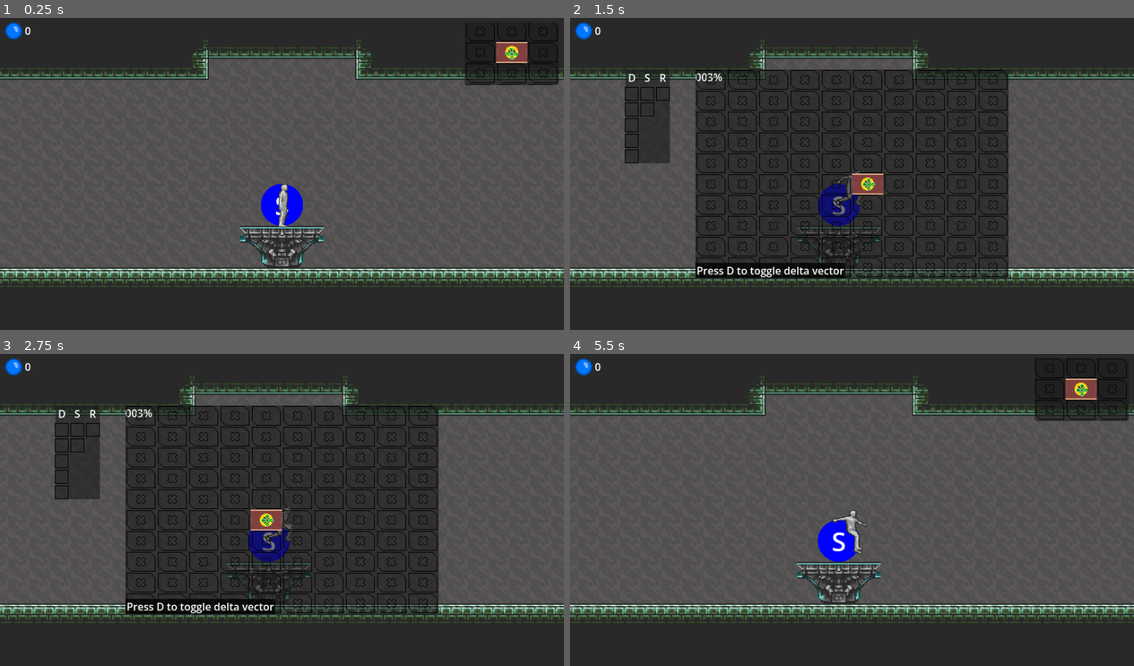
Above: before the commit, frames 1-4 (two rows, left to right).
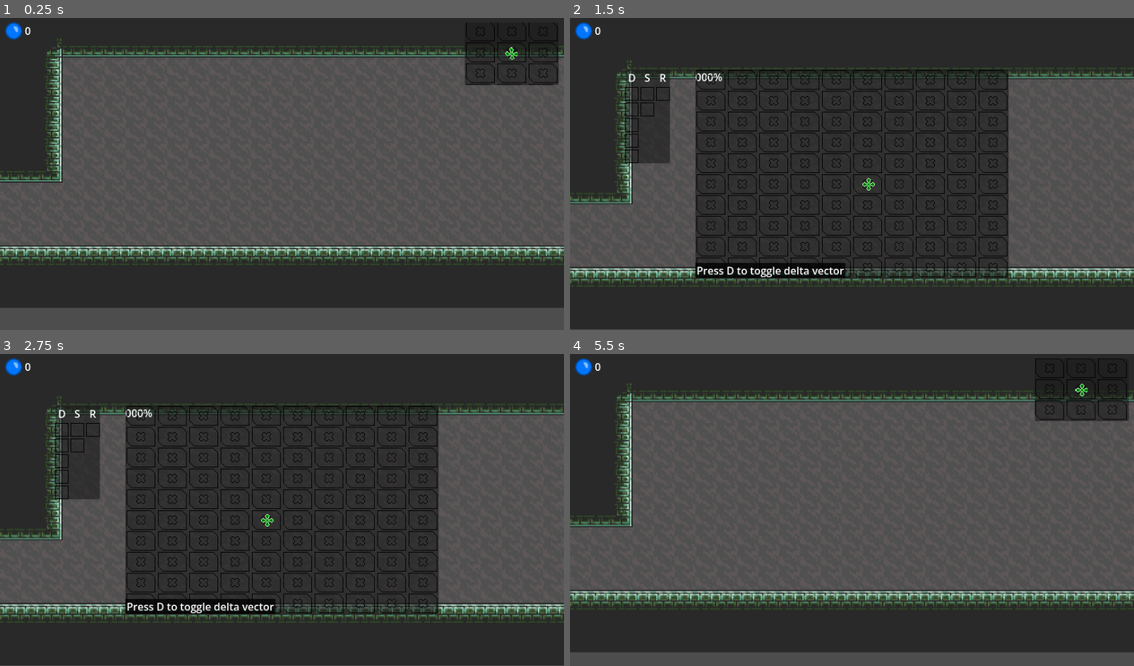
Above: after the commit, the same moments.

Repository: yankobzarenko/down-the-sewers
Game: Godot game, scene res://SampleProject/Game.tscn
The game is run twice, just before and just after one commit, with the same random seed, the same clock (stepped at 60 frames per second) and the same inputs.
Inputs (mouse positions are in pixels of both pictures, inside the frame that each line leads up to):
- Up to frame 1 (0.25 s): no input
- Up to frame 2 (1.5 s): tap Enter (ui_accept) at 0.5, 0.77 s; move the mouse to (976, 158) at 0.52 s; hold Right (ui_right) 0.53-1.25 s; tap M at 0.6 s; click (976, 158) at 0.67 s; tap D at 1.25 s; drag from (739, 189) to (823, 236) at 1.27 s
- Up to frame 3 (2.75 s): tap D at 2 s; move the mouse to (338, 441) at 2.02 s; hold Right (ui_right) from 2.03 s (still down); tap Y at 2.1 s
- Up to frame 4 (5.5 s): release Right (ui_right) at 2.75 s; tap D at 2.75, 3.5, 4.25 s; drag from (823, 572) to (682, 463) at 2.77 s; move the mouse to (1021, 556) at 3.52 s; hold Left (ui_left) 3.53-4.25 s; tap Q at 3.6 s; tap Enter (ui_accept) at 3.77 s; drag from (682, 463) to (840, 541) at 4.27 s; move the mouse to (880, 510) at 5.02 s; hold Down (ui_down) from 5.03 s (still down); tap M at 5.1 s; click (880, 510) at 5.17 s

The runs differ from the first frame. In frame 1, 27% of the frame differs, in the area x 0-100%, y 6-100%; in frame 2, 9.9%; in frame 3, 9.8%; in frame 4, 22%.

Commit message:
Figured out map

Diff:
--- a/SampleProject/Game.tscn
+++ b/SampleProject/Game.tscn
@@ -155,19 +155,19 @@
 					propagate_call(&\"update_collectible\")
 "
 
-[node name="Game" type="Node2D"]
+[node name="Game" type="Node2D" unique_id=1178332949]
 script = ExtResource("1_xdpfu")
 starting_map = "uid://cv55nv1c2sbiq"
 
-[node name="Player" parent="." groups=["player"] instance=ExtResource("2_bam1a")]
+[node name="Player" parent="." unique_id=503478901 groups=["player"] instance=ExtResource("2_bam1a")]
 unique_name_in_owner = true
 position = Vector2(368, 248)
 
-[node name="Camera2D" type="Camera2D" parent="Player"]
-
-[node name="UI" type="CanvasLayer" parent="."]
-
-[node name="Minimap" parent="UI" instance=ExtResource("3_a3gfy")]
+[node name="Camera2D" type="Camera2D" parent="Player" unique_id=1070927405]
+
+[node name="UI" type="CanvasLayer" parent="." unique_id=142824473]
+
+[node name="Minimap" parent="UI" unique_id=626693812 instance=ExtResource("3_a3gfy")]
 unique_name_in_owner = true
 anchors_preset = 1
 anchor_left = 1.0
@@ -179,7 +179,7 @@
 grow_horizontal = 0
 display_player_location = true
 
-[node name="Background" type="Panel" parent="UI/Minimap"]
+[node name="Background" type="Panel" parent="UI/Minimap" unique_id=188179953]
 show_behind_parent = true
 layout_mode = 1
 anchors_preset = 15
@@ -188,7 +188,7 @@
 grow_horizontal = 2
 grow_vertical = 2
 
-[node name="MapWindow" type="Panel" parent="UI"]
+[node name="MapWindow" type="Panel" parent="UI" unique_id=1604285764]
 visible = false
 clip_contents = true
 anchors_preset = 8
@@ -204,14 +204,14 @@
 grow_vertical = 2
 script = SubResource("GDScript_u7odr")
 
-[node name="Percent" type="Label" parent="UI/MapWindow"]
+[node name="Percent" type="Label" parent="UI/MapWindow" unique_id=788655331]
 layout_mode = 0
 offset_right = 40.0
 offset_bottom = 23.0
 text = "0%"
 script = SubResource("GDScript_66suq")
 
-[node name="Label" type="Label" parent="UI/MapWindow"]
+[node name="Label" type="Label" parent="UI/MapWindow" unique_id=1375317607]
 z_index = 5
 layout_mode = 1
 anchors_preset = 2
@@ -223,13 +223,13 @@
 theme_override_styles/normal = SubResource("StyleBoxFlat_vdqrf")
 text = "Press D to toggle delta vector"
 
-[node name="TopDraw" type="Control" parent="UI/MapWindow"]
+[node name="TopDraw" type="Control" parent="UI/MapWindow" unique_id=1355931101]
 z_index = 5
 anchors_preset = 0
 offset_right = 40.0
 offset_bottom = 40.0
 
-[node name="CollectionGrid" type="PanelContainer" parent="UI"]
+[node name="CollectionGrid" type="PanelContainer" parent="UI" unique_id=1624423602]
 visible = false
 offset_left = 85.0
 offset_top = 81.0
@@ -237,86 +237,86 @@
 offset_bottom = 224.0
 script = SubResource("GDScript_lpbfn")
 
-[node name="CollectionGrid" type="HBoxContainer" parent="UI/CollectionGrid"]
-layout_mode = 2
-
-[node name="VBoxContainer" type="VBoxContainer" parent="UI/CollectionGrid/CollectionGrid"]
-layout_mode = 2
-
-[node name="Label" type="Label" parent="UI/CollectionGrid/CollectionGrid/VBoxContainer"]
+[node name="CollectionGrid" type="HBoxContainer" parent="UI/CollectionGrid" unique_id=1417700841]
+layout_mode = 2
+
+[node name="VBoxContainer" type="VBoxContainer" parent="UI/CollectionGrid/CollectionGrid" unique_id=1306237588]
+layout_mode = 2
+
+[node name="Label" type="Label" parent="UI/CollectionGrid/CollectionGrid/VBoxContainer" unique_id=913282694]
 layout_mode = 2
 text = "D"
 horizontal_alignment = 1
 
-[node name="CollectionGridItem" parent="UI/CollectionGrid/CollectionGrid/VBoxContainer" instance=ExtResource("4_uuja8")]
+[node name="CollectionGridItem" parent="UI/CollectionGrid/CollectionGrid/VBoxContainer" unique_id=1717642114 instance=ExtResource("4_uuja8")]
 layout_mode = 2
 texture = ExtResource("3_kng3d")
 id = "StartingPoint/./Collectible"
 
-[node name="CollectionGridItem2" parent="UI/CollectionGrid/CollectionGrid/VBoxContainer" instance=ExtResource("4_uuja8")]
+[node name="CollectionGridItem2" parent="UI/CollectionGrid/CollectionGrid/VBoxContainer" unique_id=933954994 instance=ExtResource("4_uuja8")]
 layout_mode = 2
 texture = ExtResource("3_kng3d")
 id = "RelicRoom/./Collectible"
 
-[node name="CollectionGridItem3" parent="UI/CollectionGrid/CollectionGrid/VBoxContainer" instance=ExtResource("4_uuja8")]
+[node name="CollectionGridItem3" parent="UI/CollectionGrid/CollectionGrid/VBoxContainer" unique_id=372145636 instance=ExtResource("4_uuja8")]
 layout_mode = 2
 texture = ExtResource("3_kng3d")
 id = "Corridor/./Collectible"
 
-[node name="CollectionGridItem4" parent="UI/CollectionGrid/CollectionGrid/VBoxContainer" instance=ExtResource("4_uuja8")]
+[node name="CollectionGridItem4" parent="UI/CollectionGrid/CollectionGrid/VBoxContainer" unique_id=2099129842 instance=ExtResource("4_uuja8")]
 layout_mode = 2
 texture = ExtResource("3_kng3d")
 id = "lava_orb"
 
-[node name="CollectionGridItem5" parent="UI/CollectionGrid/CollectionGrid/VBoxContainer" instance=ExtResource("4_uuja8")]
+[node name="CollectionGridItem5" parent="UI/CollectionGrid/CollectionGrid/VBoxContainer" unique_id=1452117727 instance=ExtResource("4_uuja8")]
 layout_mode = 2
 texture = ExtResource("6_lpbfn")
 id = "RightStaircase/./MapItem"
 
-[node name="VBoxContainer2" type="VBoxContainer" parent="UI/CollectionGrid/CollectionGrid"]
-layout_mode = 2
-
-[node name="Label" type="Label" parent="UI/CollectionGrid/CollectionGrid/VBoxContainer2"]
+[node name="VBoxContainer2" type="VBoxContainer" parent="UI/CollectionGrid/CollectionGrid" unique_id=2088055249]
+layout_mode = 2
+
+[node name="Label" type="Label" parent="UI/CollectionGrid/CollectionGrid/VBoxContainer2" unique_id=553431216]
 layout_mode = 2
 text = "S"
 horizontal_alignment = 1
 
-[node name="CollectionGridItem5" parent="UI/CollectionGrid/CollectionGrid/VBoxContainer2" instance=ExtResource("4_uuja8")]
+[node name="CollectionGridItem5" parent="UI/CollectionGrid/CollectionGrid/VBoxContainer2" unique_id=1167136749 instance=ExtResource("4_uuja8")]
 layout_mode = 2
 texture = ExtResource("3_kng3d")
 id = "SecretChamber/./Collectible"
 
-[node name="CollectionGridItem6" parent="UI/CollectionGrid/CollectionGrid/VBoxContainer2" instance=ExtResource("4_uuja8")]
+[node name="CollectionGridItem6" parent="UI/CollectionGrid/CollectionGrid/VBoxContainer2" unique_id=295192492 instance=ExtResource("4_uuja8")]
 layout_mode = 2
 texture = ExtResource("3_kng3d")
 id = "LoopRoom1/./Collectible"
 
-[node name="VBoxContainer3" type="VBoxContainer" parent="UI/CollectionGrid/CollectionGrid"]
-layout_mode = 2
-
-[node name="Label2" type="Label" parent="UI/CollectionGrid/CollectionGrid/VBoxContainer3"]
+[node name="VBoxContainer3" type="VBoxContainer" parent="UI/CollectionGrid/CollectionGrid" unique_id=152044634]
+layout_mode = 2
+
+[node name="Label2" type="Label" parent="UI/CollectionGrid/CollectionGrid/VBoxContainer3" unique_id=1108925756]
 layout_mode = 2
 text = "R"
 horizontal_alignment = 1
 
-[node name="CollectionGridItem5" parent="UI/CollectionGrid/CollectionGrid/VBoxContainer3" instance=ExtResource("4_uuja8")]
+[node name="CollectionGridItem5" parent="UI/CollectionGrid/CollectionGrid/VBoxContainer3" unique_id=1020189192 instance=ExtResource("4_uuja8")]
 layout_mode = 2
 texture = ExtResource("3_kng3d")
 id = "random_collectible"
 
-[node name="HBoxContainer" type="HBoxContainer" parent="UI"]
+[node name="HBoxContainer" type="HBoxContainer" parent="UI" unique_id=549938208]
 offset_left = 8.0
 offset_top = 8.0
 offset_right = 48.0
 offset_bottom = 34.0
 
-[node name="TextureRect" type="TextureRect" parent="UI/HBoxContainer"]
+[node name="TextureRect" type="TextureRect" parent="UI/HBoxContainer" unique_id=1845997822]
 layout_mode = 2
 texture = ExtResource("3_kng3d")
 expand_mode = 2
 stretch_mode = 5
 
-[node name="CollectibleCount" type="Label" parent="UI/HBoxContainer"]
+[node name="CollectibleCount" type="Label" parent="UI/HBoxContainer" unique_id=1438876860]
 unique_name_in_owner = true
 layout_mode = 2
 text = "0"
--- a/SampleProject/Maps/StartingPoint.tscn
+++ b/SampleProject/Maps/StartingPoint.tscn
@@ -8,31 +8,31 @@
 [sub_resource type="CircleShape2D" id="CircleShape2D_4rbcf"]
 radius = 32.0
 
-[node name="Map" type="Node2D"]
+[node name="Map" type="Node2D" unique_id=1071100609]
 
-[node name="TileMap" type="Node2D" parent="."]
+[node name="TileMap" type="Node2D" parent="." unique_id=1890164339]
 
-[node name="Foreground" type="TileMapLayer" parent="TileMap"]
+[node name="Foreground" type="TileMapLayer" parent="TileMap" unique_id=1491226053]
 use_parent_material = true
 tile_map_data = PackedByteArray("AAAbAAwAAQAIAAYAAAAcAAwAAQAIAAYAAAAdAAwAAQAIAAYAAAAeAAwAAQAIAAYAAAAfAAwAAQAIAAYAAAAgAA …(8432 unchanged characters)…
 tile_set = ExtResource("1_0svtx")
 
-[node name="Background" type="TileMapLayer" parent="TileMap"]
+[node name="Background" type="TileMapLayer" parent="TileMap" unique_id=996505031]
 z_index = -1
 use_parent_material = true
 tile_map_data = PackedByteArray("AAAAAAkAAQAIAAEAAAAAAAoAAQAIAAEAAAAAAAsAAQAIAAEAAAABAAkAAQAIAAEAAAABAAoAAQAIAAEAAAABAA …(11120 unchanged characters)…
 tile_set = ExtResource("1_0svtx")
 
-[node name="RoomInstance" parent="." instance=ExtResource("1_45cto")]
+[node name="RoomInstance" parent="." unique_id=1182875706 instance=ExtResource("1_45cto")]
 
-[node name="SavePoint" type="Area2D" parent="."]
+[node name="SavePoint" type="Area2D" parent="." unique_id=729023419]
 position = Vector2(1296, 288)
 script = ExtResource("3_7p5jr")
 
-[node name="CollisionShape2D" type="CollisionShape2D" parent="SavePoint"]
+[node name="CollisionShape2D" type="CollisionShape2D" parent="SavePoint" unique_id=2092943413]
 shape = SubResource("CircleShape2D_4rbcf")
 
-[node name="Label" type="Label" parent="SavePoint"]
+[node name="Label" type="Label" parent="SavePoint" unique_id=1217098927]
 anchors_preset = 8
 anchor_left = 0.5
 anchor_top = 0.5
@@ -49,5 +49,5 @@
 horizontal_alignment = 1
 vertical_alignment = 1
 
-[node name="Collectible" parent="." instance=ExtResource("4_ljvb3")]
+[node name="Collectible" parent="." unique_id=1984963709 instance=ExtResource("4_ljvb3")]
 position = Vector2(2064, 160)
--- a/project.godot
+++ b/project.godot
@@ -26,7 +26,7 @@
 
 [autoload]
 
-MetSys="*res://addons/MetroidvaniaSystem/Nodes/Singleton.tscn"
+MetSys="*uid://c01ibpvrp2wsd"
 
 [debug]
 
Not shown: 1 places in SampleProject/Game.tscn that only renumber resources
Not shown, changed: SampleProject/Maps/MapData.txt
Not shown: 1 places in SampleProject/Maps/StartingPoint.tscn that only renumber resources
Not shown, added: addons/MetroidvaniaSystem/Template/Scripts/SaveData.gd
Not shown, added: addons/MetroidvaniaSystem/Template/Scripts/SaveData.gd.uid
